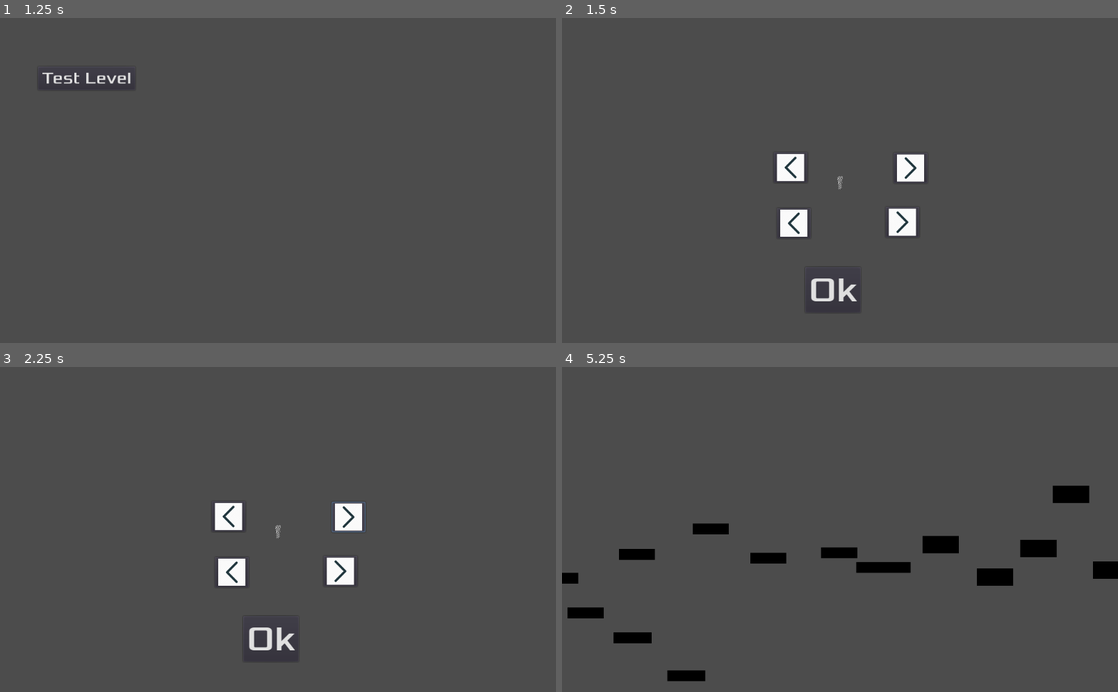
Above: before the commit, frames 1-4 (two rows, left to right).
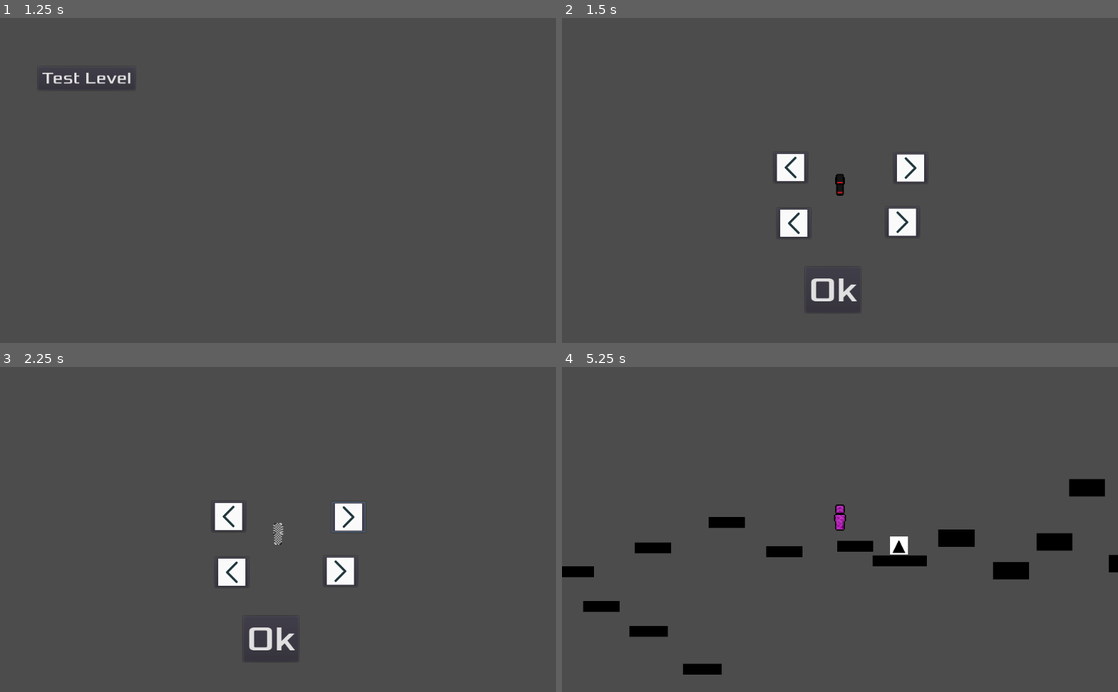
Above: after the commit, the same moments.

Repository: VeryCleverName3/Hybrid-Game-Jam
Game: Godot game, scene res://MainMenu.tscn
Two runs of this game, one before a commit and one after it. Both use one fixed random seed, a clock stepped at 60 frames per second and the inputs below.
Inputs (mouse positions are in pixels of both pictures, inside the frame that each line leads up to):
- Up to frame 1 (1.25 s): click "Level Select" at 0.5 s
- Up to frame 2 (1.5 s): click "Test Level" at 1.25 s
- Up to frame 3 (2.25 s): click (350, 516) at 2 s
- Up to frame 4 (5.25 s): click (789, 516) at 2.75 s; click (901, 571) at 3.5 s; click (795, 571) at 4.25 s; click "Ok" at 5 s

Frame 1 is identical in both runs. In frame 2, 0.1% of the frame differs, in the area x 49-51%, y 47-55%; in frame 3, less than 0.1%; in frame 4, 5.5%, in the area x 0-100%, y 34-97%.

Commit message:
Added spike.

Diff:
--- a/src/AbilitySelect.gd
+++ b/src/AbilitySelect.gd
@@ -7,7 +7,7 @@
 
 func set_textures():
 	var file2check = File.new()
-	if (file2check.file_exists("res://PlayerSprites/" + PlayerV …(214 unchanged characters)… /PlayerSprites/" + PlayerVars.ab2 + "leg")):
+	if (file2check.file_exists("res://PlayerSprites/" + PlayerV …(214 unchanged characters)… /PlayerSprites/" + PlayerVars.ab2 + "leg.png")):
 		$Torso/Arm.texture = load("res://PlayerSprites/" + PlayerVars.ab2 + "arm.png")
 		$Torso/Arm2.texture = load("res://PlayerSprites/" + PlayerVars.ab2 + "arm.png")
 		$Torso/Leg2.texture = load("res://PlayerSprites/" + PlayerVars.ab2 + "leg.png")
@@ -32,8 +32,8 @@
 	$TopRight.icon = iconR
 	$BottomRight.icon = iconR
 	if (PlayerVars.ab1 == null):
-		PlayerVars.ab1 = "doublejump"
-		PlayerVars.ab2 = "doublejump"
+		PlayerVars.ab1 = "doubleJump"
+		PlayerVars.ab2 = "doubleJump"
 	set_textures()
 
 #func _process(delta):
@@ -62,15 +62,55 @@
 			PlayerVars.ab1 = "wallJump"
 		"wallJump":
 			PlayerVars.ab1 = "doubleJump"
+	set_textures()
 
 
 func _on_TopRight_pressed():
-	pass # replace with function body
+	match(PlayerVars.ab1):
+		"doubleJump":
+			PlayerVars.ab1 = "wallJump"
+		"teleport":
+			PlayerVars.ab1 = "doubleJump"
+		"boost":
+			PlayerVars.ab1 = "teleport"
+		"glide":
+			PlayerVars.ab1 = "boost"
+		"climb":
+			PlayerVars.ab1 = "glide"
+		"wallJump":
+			PlayerVars.ab1 = "climb"
+	set_textures()
 
 
 func _on_BottomRight_pressed():
-	pass # replace with function body
+	match(PlayerVars.ab2):
+		"doubleJump":
+			PlayerVars.ab2 = "wallJump"
+		"teleport":
+			PlayerVars.ab2 = "doubleJump"
+		"boost":
+			PlayerVars.ab2 = "teleport"
+		"glide":
+			PlayerVars.ab2 = "boost"
+		"climb":
+			PlayerVars.ab2 = "glide"
+		"wallJump":
+			PlayerVars.ab2 = "climb"
+	set_textures()
 
 
 func _on_BottomLeft_pressed():
-	pass # replace with function body
+	match(PlayerVars.ab1):
+		"doubleJump":
+			PlayerVars.ab1 = "teleport"
+		"teleport":
+			PlayerVars.ab1 = "boost"
+		"boost":
+			PlayerVars.ab1 = "glide"
+		"glide":
+			PlayerVars.ab1 = "climb"
+		"climb":
+			PlayerVars.ab1 = "wallJump"
+		"wallJump":
+			PlayerVars.ab1 = "doubleJump"
+	set_textures()
--- a/src/AbilitySelect.tscn
+++ b/src/AbilitySelect.tscn
@@ -167,31 +167,37 @@
 [node name="Torso" type="Sprite" parent="." index="5"]
 
 position = Vector2( 512, 300 )
+scale = Vector2( 1.5, 1.5 )
 _sections_unfolded = [ "Transform" ]
 
 [node name="Head" type="Sprite" parent="Torso" index="0"]
 
 position = Vector2( 0.026947, 0 )
+scale = Vector2( 1.5, 1.5 )
 _sections_unfolded = [ "Transform" ]
 
 [node name="Arm" type="Sprite" parent="Torso" index="1"]
 
 position = Vector2( 0.40493, 0 )
+scale = Vector2( 1.5, 1.5 )
 _sections_unfolded = [ "Transform" ]
 
 [node name="Arm2" type="Sprite" parent="Torso" index="2"]
 
 position = Vector2( 0, -0.676826 )
+scale = Vector2( 1.5, 1.5 )
 _sections_unfolded = [ "Transform" ]
 
 [node name="Leg" type="Sprite" parent="Torso" index="3"]
 
 position = Vector2( 0.147263, 10.97 )
+scale = Vector2( 1.5, 1.5 )
 _sections_unfolded = [ "Transform" ]
 
 [node name="Leg2" type="Sprite" parent="Torso" index="4"]
 
 position = Vector2( 0.137733, 11.0708 )
+scale = Vector2( 1.5, 1.5 )
 _sections_unfolded = [ "Transform" ]
 
 [connection signal="pressed" from="TopRight" to="." method="_on_TopRight_pressed"]
--- a/src/BasicLevel.tscn
+++ b/src/BasicLevel.tscn
@@ -4,15 +4,12 @@
 [ext_resource path="res://Player.tscn" type="PackedScene" id=2]
 [ext_resource path="res://PauseScreen.tscn" type="PackedScene" id=3]
 
-[node name="BasicLevel" type="Node2D"]
+[node name="BasicLevel" type="Node2D" index="0"]
 
 script = ExtResource( 1 )
 startPosition = null
 
 [node name="Player" parent="." index="0" instance=ExtResource( 2 )]
-
-gravity = 1000
-jumpspeed = 500
 
 [node name="Camera2D" type="Camera2D" parent="Player" index="3"]
 
@@ -42,4 +39,6 @@
 
 [node name="PauseScreen" parent="." index="1" instance=ExtResource( 3 )]
 
+[connection signal="kill" from="Player" to="." method="_on_Player_kill"]
+
 [connection signal="pause" from="Player" to="." method="_on_Player_pause"]
--- a/src/Block.tscn
+++ b/src/Block.tscn
@@ -7,14 +7,14 @@
 custom_solver_bias = 0.0
 extents = Vector2( 50, 15 )
 
-[node name="Block" type="StaticBody2D"]
+[node name="Block" type="StaticBody2D" index="0"]
 
 input_pickable = false
 collision_layer = 1
 collision_mask = 1
 constant_linear_velocity = Vector2( 0, 0 )
 constant_angular_velocity = 0.0
-friction = 1.0
+friction = 0.5
 bounce = 0.0
 
 [node name="Sprite" type="Sprite" parent="." index="0"]
--- a/src/Player.gd
+++ b/src/Player.gd
@@ -204,6 +204,11 @@
 		emit_signal("pause")
 	teleportNum = 1
 	move_and_slide(velocity, Vector2(0, -1))
+	var numberOfCollisions = get_slide_count()
+	print(numberOfCollisions)
+	if numberOfCollisions > 0:
+		for i in range(get_slide_count()):
+			_on_Collision(get_slide_collision(i))
 
 func _process(delta):
 	if (self.position.y > get_viewport().size.y):
@@ -212,3 +217,13 @@
 func _on_boostTime_timeout():
 	canBoost = true
 	boostSpeed = 1
+
+func collisionWithSpike():
+	emit_signal("kill")
+
+func _on_Collision(body):
+	print(body.collider.name)
+	print(body.collider.name.split("#")[0])
+	match body.collider.name.split("#")[0]:
+		"Spike":
+			collisionWithSpike()
--- a/src/Player.tscn
+++ b/src/Player.tscn
@@ -504,7 +504,7 @@
 "values": [ 2.0 ]
 }
 
-[node name="Player" type="KinematicBody2D"]
+[node name="Player" type="KinematicBody2D" index="0"]
 
 input_pickable = false
 collision_layer = 1
--- /dev/null
+++ b/src/Spike.tscn
@@ -0,0 +1,22 @@
+[gd_scene load_steps=2 format=2]
+
+[ext_resource path="res://spike.png" type="Texture" id=1]
+
+[node name="Spike" type="StaticBody2D" index="0"]
+
+input_pickable = false
+collision_layer = 1
+collision_mask = 1
+constant_linear_velocity = Vector2( 0, 0 )
+constant_angular_velocity = 0.0
+friction = 1.0
+bounce = 0.0
+
+[node name="Sprite" type="Sprite" parent="." index="0"]
+
+texture = ExtResource( 1 )
+
+[node name="CollisionPolygon2D" type="CollisionPolygon2D" parent="." index="1"]
+
+build_mode = 0
+polygon = PoolVector2Array( 17.75, 20.5, -0.75, -14.5, -18.5, 20.5 )
--- /dev/null
+++ b/src/Sprite.gd
@@ -0,0 +1,12 @@
+extends StaticBody2D
+
+signal hit_player
+
+func _ready():
+	# Called when the node is added to the scene for the first time.
+	# Initialization here
+	pass
+
+func _physics_process(delta):
+
+	pass
--- a/src/TestLevel.tscn
+++ b/src/TestLevel.tscn
@@ -1,7 +1,8 @@
-[gd_scene load_steps=3 format=2]
+[gd_scene load_steps=4 format=2]
 
 [ext_resource path="res://Block.tscn" type="PackedScene" id=1]
 [ext_resource path="res://BasicLevel.tscn" type="PackedScene" id=2]
+[ext_resource path="res://Spike.tscn" type="PackedScene" id=3]
 
 [node name="TestLevel" type="Node2D"]
 
@@ -13,105 +14,110 @@
 
 position = Vector2( 48.1161, 244.282 )
 
-[node name="Block2" parent="." index="1" instance=ExtResource( 1 )]
+[node name="Block#2" parent="." index="1" instance=ExtResource( 1 )]
 
 position = Vector2( 170.257, 284.996 )
 scale = Vector2( 1.5, 1 )
 _sections_unfolded = [ "Transform" ]
 
-[node name="Block3" parent="." index="2" instance=ExtResource( 1 )]
+[node name="Block#3" parent="." index="2" instance=ExtResource( 1 )]
 
 position = Vector2( 327.807, 222.221 )
 scale = Vector2( 1, 1.6 )
 _sections_unfolded = [ "Transform" ]
 
-[node name="Block" parent="Block3" index="2" instance=ExtResource( 1 )]
+[node name="Block" parent="Block#3" index="2" instance=ExtResource( 1 )]
 
 position = Vector2( 150.762, 56.0388 )
 
-[node name="Block2" parent="Block3" index="3" instance=ExtResource( 1 )]
+[node name="Block#2" parent="Block#3" index="3" instance=ExtResource( 1 )]
 
 position = Vector2( 270.762, 6.03876 )
 
-[node name="Block3" parent="Block3" index="4" instance=ExtResource( 1 )]
+[node name="Block#3" parent="Block#3" index="4" instance=ExtResource( 1 )]
 
 position = Vector2( 360.762, -87.7112 )
 
-[node name="Block4" parent="Block3" index="5" instance=ExtResource( 1 )]
+[node name="Block#4" parent="Block#3" index="5" instance=ExtResource( 1 )]
 
 position = Vector2( 470.762, 43.5388 )
 
-[node name="Block5" parent="Block3" index="6" instance=ExtResource( 1 )]
+[node name="Block#5" parent="Block#3" index="6" instance=ExtResource( 1 )]
 
 position = Vector2( 570.762, -31.4612 )
 
-[node name="Block6" parent="Block3" index="7" instance=ExtResource( 1 )]
+[node name="Block#6" parent="Block#3" index="7" instance=ExtResource( 1 )]
 
 position = Vector2( 820.762, -37.7112 )
 
 [node name="BasicLevel" parent="." index="3" instance=ExtResource( 2 )]
 
+position = Vector2( -44, 18 )
 _sections_unfolded = [ "Transform" ]
 startPosition = Vector2( 50, 180 )
 
-[node name="Block4" parent="." index="4" instance=ExtResource( 1 )]
+[node name="Block#4" parent="." index="4" instance=ExtResource( 1 )]
 
 position = Vector2( 1127.57, 845.631 )
 scale = Vector2( 14.0805, 0.670121 )
 
-[node name="Block5" parent="." index="5" instance=ExtResource( 1 )]
+[node name="Block#5" parent="." index="5" instance=ExtResource( 1 )]
 
 position = Vector2( 234.477, 784.447 )
 scale = Vector2( 3.13756, 1 )
 
-[node name="Block6" parent="." index="6" instance=ExtResource( 1 )]
+[node name="Block#6" parent="." index="6" instance=ExtResource( 1 )]
 
 position = Vector2( -1.01569, 743.796 )
 scale = Vector2( 1.061, 1 )
 
-[node name="Block" parent="Block6" index="2" instance=ExtResource( 1 )]
+[node name="Block" parent="Block#6" index="2" instance=ExtResource( 1 )]
 
 position = Vector2( -205.676, -68.3245 )
 
-[node name="Block2" parent="Block6" index="3" instance=ExtResource( 1 )]
+[node name="Block#2" parent="Block#6" index="3" instance=ExtResource( 1 )]
 
 position = Vector2( -352.086, -159.424 )
 
-[node name="Block3" parent="Block6" index="4" instance=ExtResource( 1 )]
+[node name="Block#3" parent="Block#6" index="4" instance=ExtResource( 1 )]
 
 position = Vector2( -491.988, -263.537 )
 
-[node name="Block7" parent="." index="7" instance=ExtResource( 1 )]
+[node name="Block#7" parent="." index="7" instance=ExtResource( 1 )]
 
 position = Vector2( -723.692, 314.472 )
 
-[node name="Block8" parent="." index="8" instance=ExtResource( 1 )]
+[node name="Block#8" parent="." index="8" instance=ExtResource( 1 )]
 
 position = Vector2( -510.927, 248.615 )
 
-[node name="Block9" parent="." index="9" instance=ExtResource( 1 )]
+[node name="Block#9" parent="." index="9" instance=ExtResource( 1 )]
 
 position = Vector2( -307.239, 177.823 )
 
-[node name="Block10" parent="." index="10" instance=ExtResource( 1 )]
+[node name="Block#10" parent="." index="10" instance=ExtResource( 1 )]
 
 position = Vector2( -147.815, 259.162 )
 
-[node name="Block11" parent="." index="11" instance=ExtResource( 1 )]
+[node name="Block#11" parent="." index="11" instance=ExtResource( 1 )]
 
 position = Vector2( -652.766, 411.414 )
 
-[node name="Block12" parent="." index="12" instance=ExtResource( 1 )]
+[node name="Block#12" parent="." index="12" instance=ExtResource( 1 )]
 
 position = Vector2( 2956.14, 810.862 )
 scale = Vector2( 11.1902, 1 )
 
-[node name="Block13" parent="." index="13" instance=ExtResource( 1 )]
+[node name="Block#13" parent="." index="13" instance=ExtResource( 1 )]
 
 position = Vector2( -1096.48, 747.454 )
 scale = Vector2( 1.23408, 76.4345 )
 
-[node name="Block" parent="Block13" index="2" instance=ExtResource( 1 )]
+[node name="Block" parent="Block#13" index="2" instance=ExtResource( 1 )]
 
 position = Vector2( 3869.65, 0.539685 )
 scale = Vector2( 0.909298, 1.35157 )
+
+[node name="Spike#1" parent="." index="14" instance=ExtResource( 3 )]
+
+position = Vector2( 168.686, 242.147 )
Binary file added: src/spike.png
Not shown, added: src/spike.png.import
